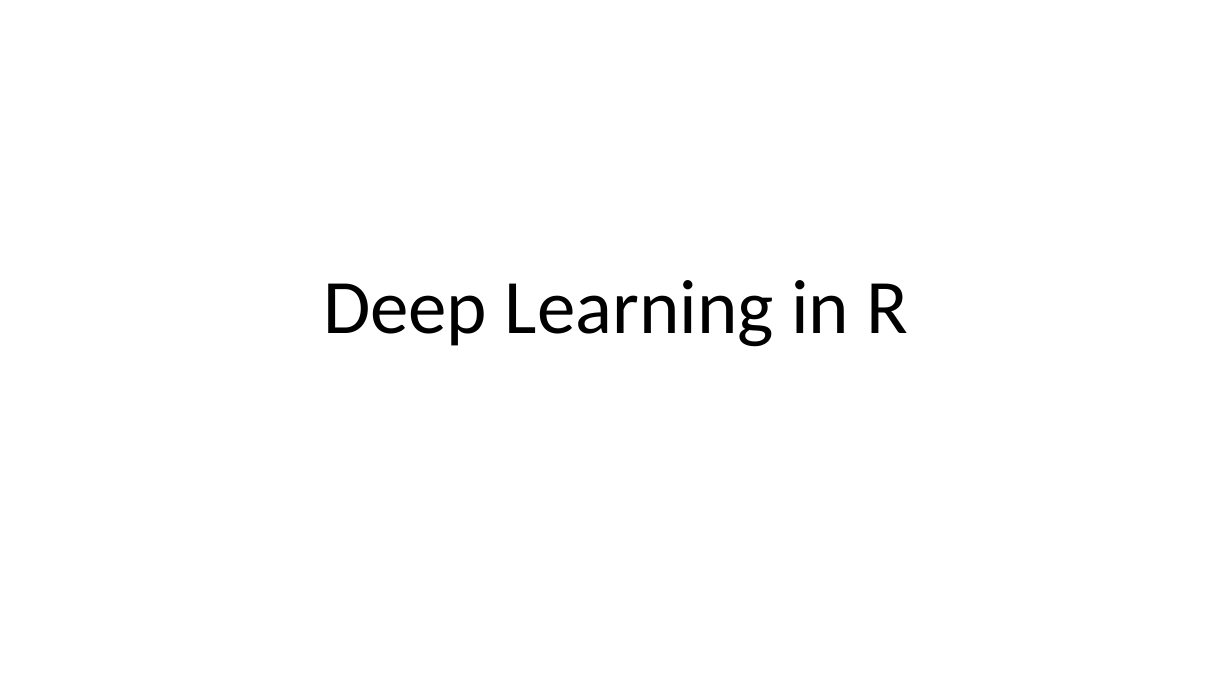
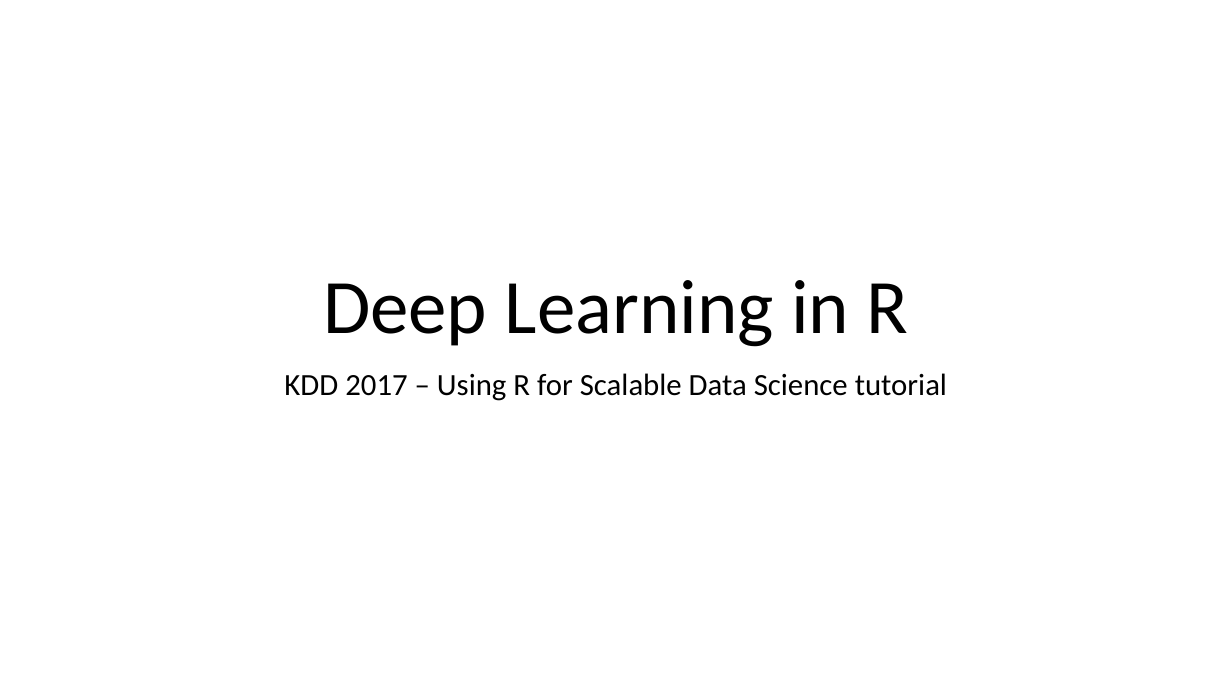
Before and after one commit to Azure/KDD2017R, a slide deck: slide 1 of Code/SentimentAnalysis/Deep Learning in R.pptx. Drawn at 1232x693 pixels with LibreOffice and Linux fonts; fonts in the diff are those of the drawing. Boxes give left, top, right and bottom in pixels: in the first picture for what was removed or moved away, otherwise in the second. Text is boxed around its words. In the diff, an @@ line names an element or a change of style, - is before the commit and + after.

Commit message:
finalized deep learning slide

```diff
--- a/Code/SentimentAnalysis/Deep Learning in R.pptx
+++ b/Code/SentimentAnalysis/Deep Learning in R.pptx
@@ subtitle added at (x1=284, y1=373, x2=947, y2=401), 24 pt, text #000000 @@
+KDD 2017 – Using R for Scalable Data Science tutorial
```
Also in this commit, not shown: 1 other slide changed, 1 slide removed.
